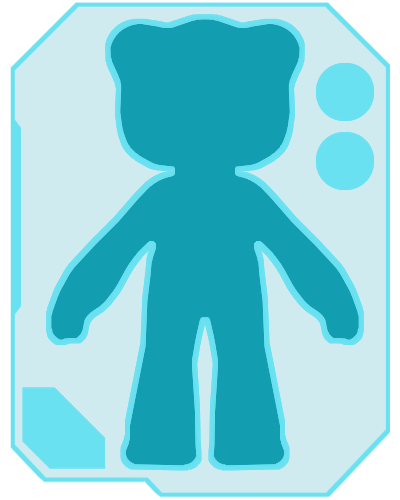
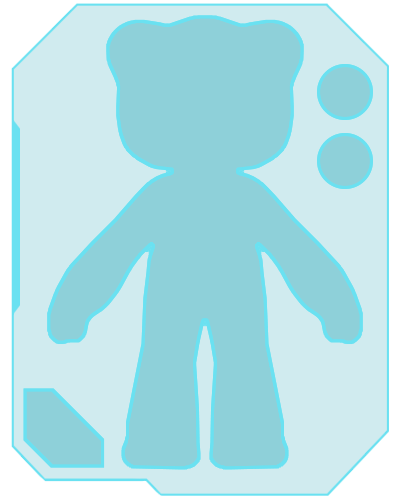
Revision of a layered w=400, h=500 image; what changed, layer by layer:
painted on "Layer 14" over [22, 63, 374, 469]
painted on "Layer 10" over [46, 14, 364, 471]
painted on "Layer 2" over [10, 2, 390, 497]
"Layer 12": opacity 100% → 35%, painted on it over [25, 17, 371, 468]
